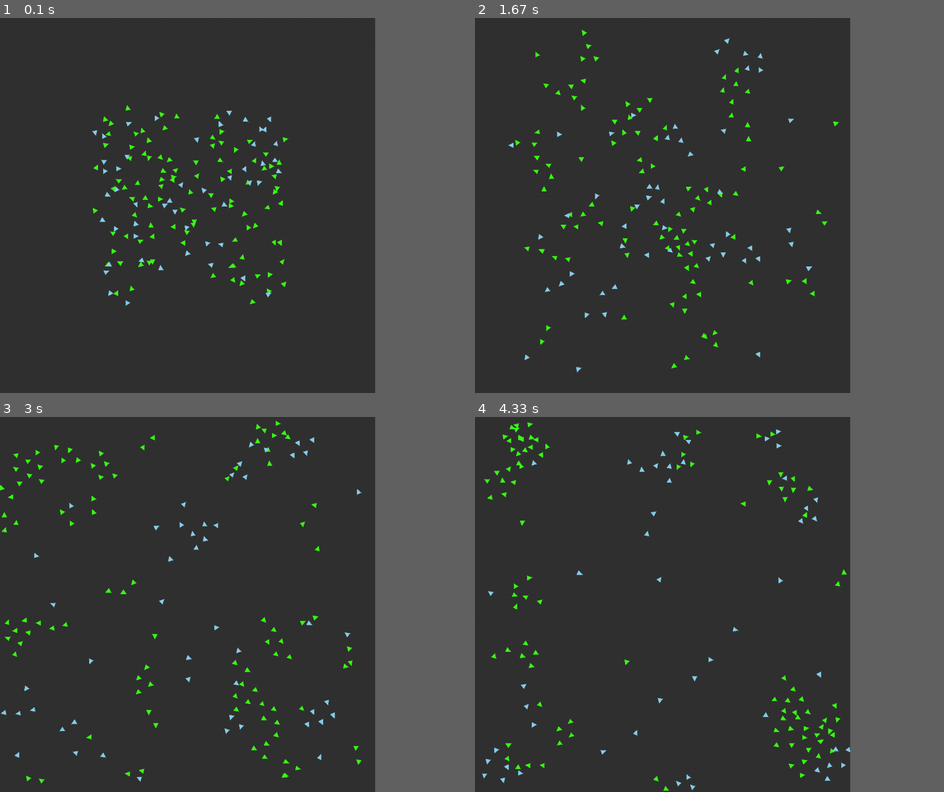
Above: before the commit, frames 1-4 (two rows, left to right).
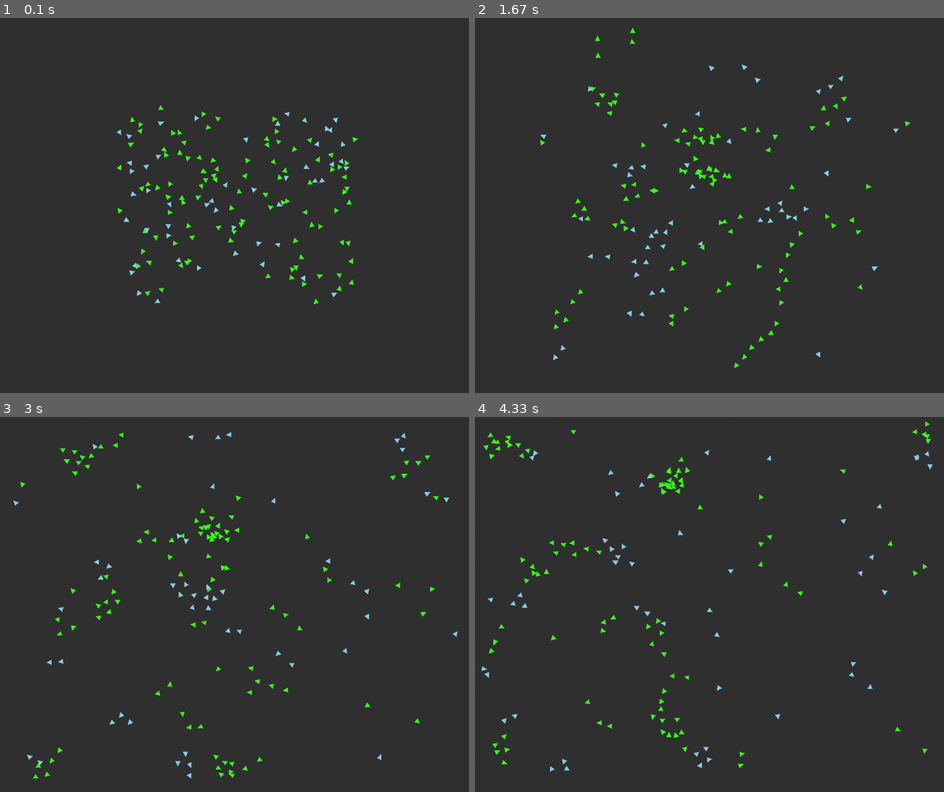
Above: after the commit, the same moments.

Repository: KtianG/pygame-boids-simulation
Game: pygame game, started from main.py
Two runs of this game, one before a commit and one after it. Both use one fixed random seed, a clock stepped at 60 frames per second and the inputs below.
Inputs:
- Up to frame 1 (0.1 s): no input
- Up to frame 2 (1.67 s): no input
- Up to frame 3 (3 s): no input
- Up to frame 4 (4.33 s): no input
In our replay, the window is 720x720 before the commit and 900x720 after it. These sizes can differ from the game's own. Grey fills any space a smaller window leaves; there, only what the larger window draws over its background counts as a difference.

The runs differ from the first frame. In frame 1, 2.8% of the frame differs, in the area x 19-77%, y 23-77%; in frame 2, 2.8%; in frame 3, 2.9%, in the area x 0-98%, y 0-98%; in frame 4, 2.8%.

Commit message:
Added "vision"
Boids only react to other boids if the are in front of them now

Diff:
--- a/flock.py
+++ b/flock.py
@@ -63,32 +63,53 @@
         cohesion_force = np.array([0.0, 0.0])
         count = 0
 
+        boid_velocity = np.array([boid.vel_x, boid.vel_y])
+        boid_speed = np.linalg.norm(boid_velocity)
+
         for other in self.boids:
             if other == boid:
                 continue
             distance = np.sqrt((boid.x - other.x) ** 2 + (boid.y - other.y) ** 2)
             if distance < NEIGHBOR_DIST:
-                # Separation
-                if distance < DESIRED_SEPARATION:
-                    if distance < BOID_WIDTH:
-                        separation_force += (
-                            (random.choice([-1, 1])),
-                            (random.choice([-1, 1])),
-                        )
-                    else:
-                        separation_multiplier = DESIRED_SEPARATION / distance
-                        separation_force += (
-                            (boid.x - other.x) * separation_multiplier,
-                            (boid.y - other.y) * separation_multiplier,
-                        )
 
-                # Alignment
-                alignment_force += np.array([other.vel_x, other.vel_y])
+                # Calculate vector from boid to other boid
+                vector_to_other = np.array([other.x - boid.x, other.y - boid.y])
+                distance_to_other = np.linalg.norm(vector_to_other)
+                vector_to_other_normalized = (
+                    vector_to_other / distance_to_other
+                    if distance_to_other > 0
+                    else vector_to_other
+                )
 
-                # Cohesion
-                cohesion_force += np.array([other.x, other.y])
+                # Calculate angle between boid's velocity and vector_to_other
+                angle = np.arccos(
+                    np.dot(boid_velocity, vector_to_other_normalized)
+                    / (boid_speed * distance_to_other)
+                )
+                angle_degrees = np.degrees(angle)
 
-                count += 1
+                if angle_degrees <= 90:
+                    # Separation
+                    if distance < DESIRED_SEPARATION:
+                        if distance < BOID_WIDTH:
+                            separation_force += (
+                                (random.choice([-1, 1])),
+                                (random.choice([-1, 1])),
+                            )
+                        else:
+                            separation_multiplier = DESIRED_SEPARATION / distance
+                            separation_force += (
+                                (boid.x - other.x) * separation_multiplier,
+                                (boid.y - other.y) * separation_multiplier,
+                            )
+
+                    # Alignment
+                    alignment_force += np.array([other.vel_x, other.vel_y])
+
+                    # Cohesion
+                    cohesion_force += np.array([other.x, other.y])
+
+                    count += 1
 
         if count > 0:
             # Normalize forces
--- a/variables.py
+++ b/variables.py
@@ -6,7 +6,7 @@
 BOID_COLOR5 = (255, 20, 147)  # RGB for Deep Pink
 
 
-WIDTH = 800
+WIDTH = 1000
 HEIGHT = 800
 FPS = 60
 
@@ -16,10 +16,10 @@
 
 MAX_ACCELERATION = 0.2
 MAX_SPEED = 2
-MIN_SPEED = 0.5
+MIN_SPEED = 1
 RANDOMNESS = 0.05
-DESIRED_SEPARATION = 30
-NEIGHBOR_DIST = 35
-SEPARATION_WEIGHT = 1
+DESIRED_SEPARATION = 25
+NEIGHBOR_DIST = 50
+SEPARATION_WEIGHT = 1.5
 ALIGNMENT_WEIGHT = 1.0
 COHESION_WEIGHT = 0.5
